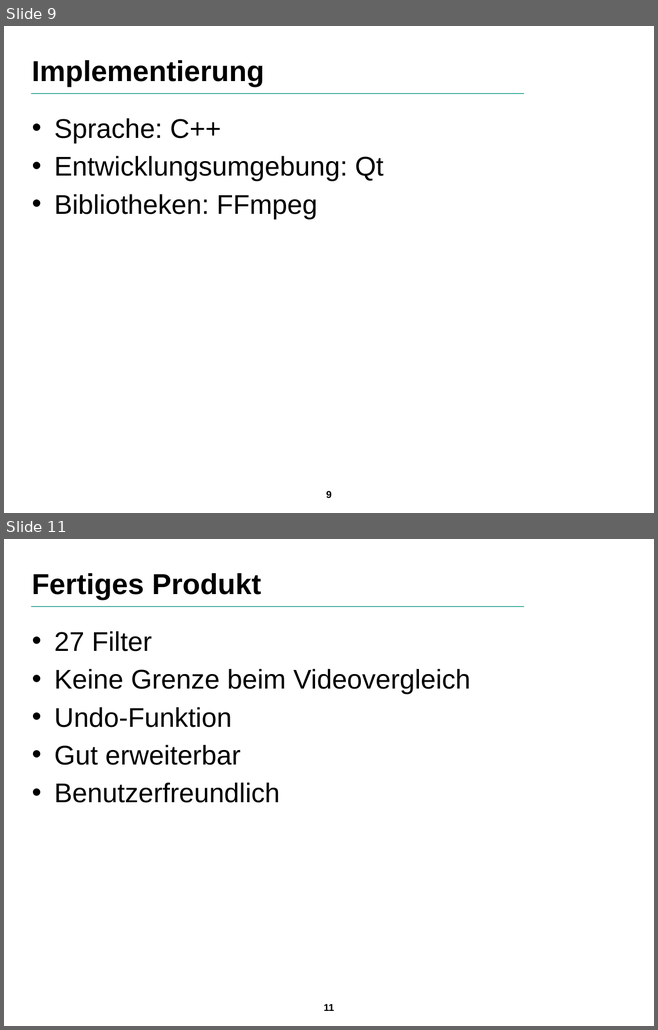
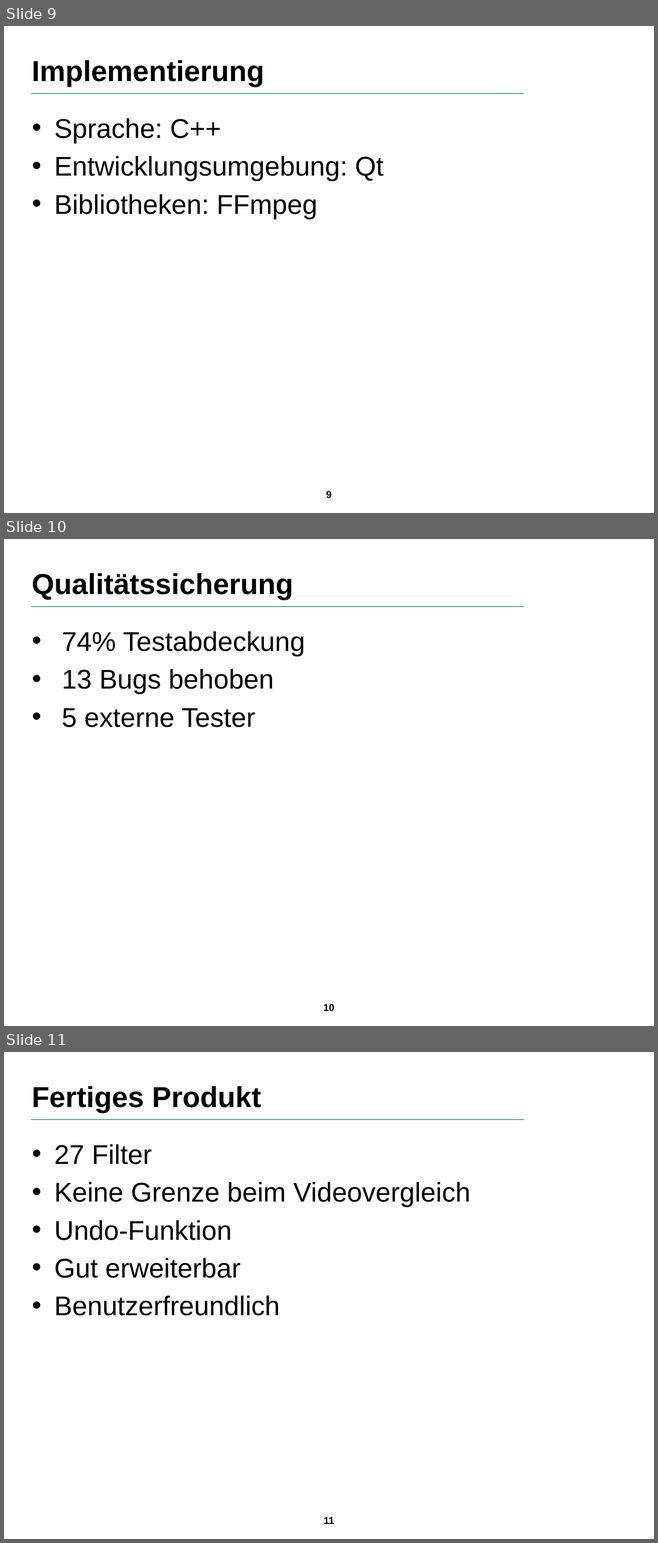
Before and after one commit to SuppenGeist/pse-ws1516-videoencoder-ta, a slide deck: Präsentation/Präsentation.odp. Shown one above the other, each under a label of ours: slides 9 and 11 before the commit, slides 9, 10 and 11 after it; the slides between them are not shown. The pictures are 658x1030 and 658x1543 pixels, drawn with LibreOffice and Linux fonts; fonts in the diff are those of the drawing; background and template pictures are left out. Boxes give left, top, right and bottom in pixels: in the first picture for what was removed or moved away, otherwise in the second. Text is boxed around its words. In the diff, an @@ line names an element or a change of style, - is before the commit and + after.

```diff
--- a/Präsentation/Präsentation.odp
+++ b/Präsentation/Präsentation.odp
@@ slide 10 added at box(4, 539, 654, 1026), background picture (left out); not listed: 2 template elements that a slide beside it also shows @@
@@ title added at box(32, 573, 293, 600), 32 pt, text #000000, bold @@
+Qualitätssicherung
@@ text added at box(62, 631, 305, 727), 30 pt, text #000000 @@
+• 74% Testabdeckung
+• 13 Bugs behoben
+• 5 externe Tester
```
Also in this commit, not shown: 1 other slide added, 2 slides removed.
